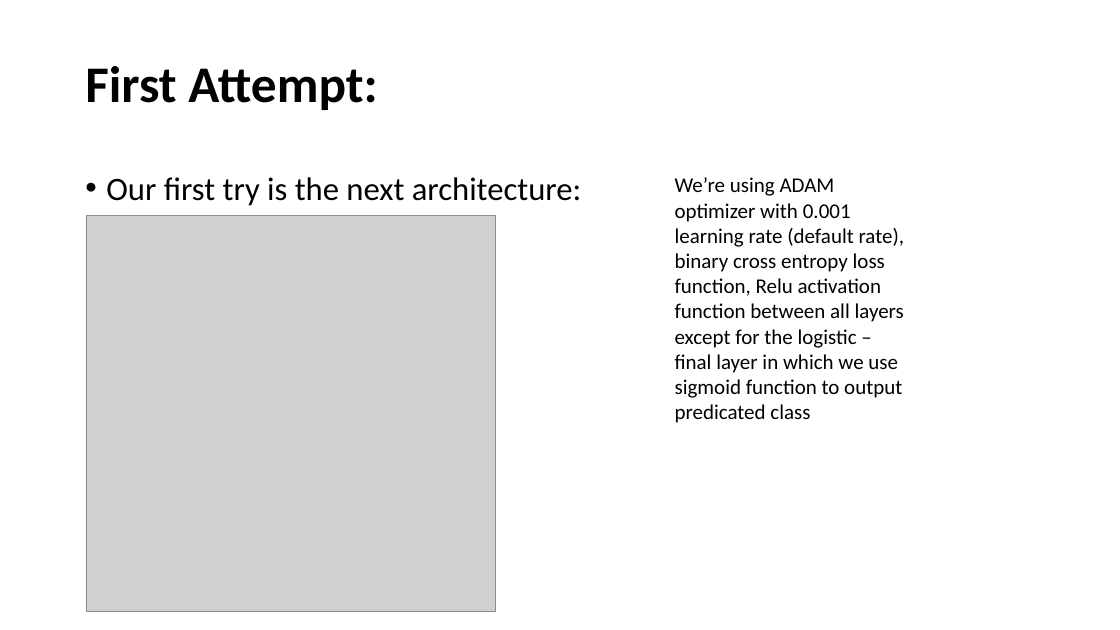
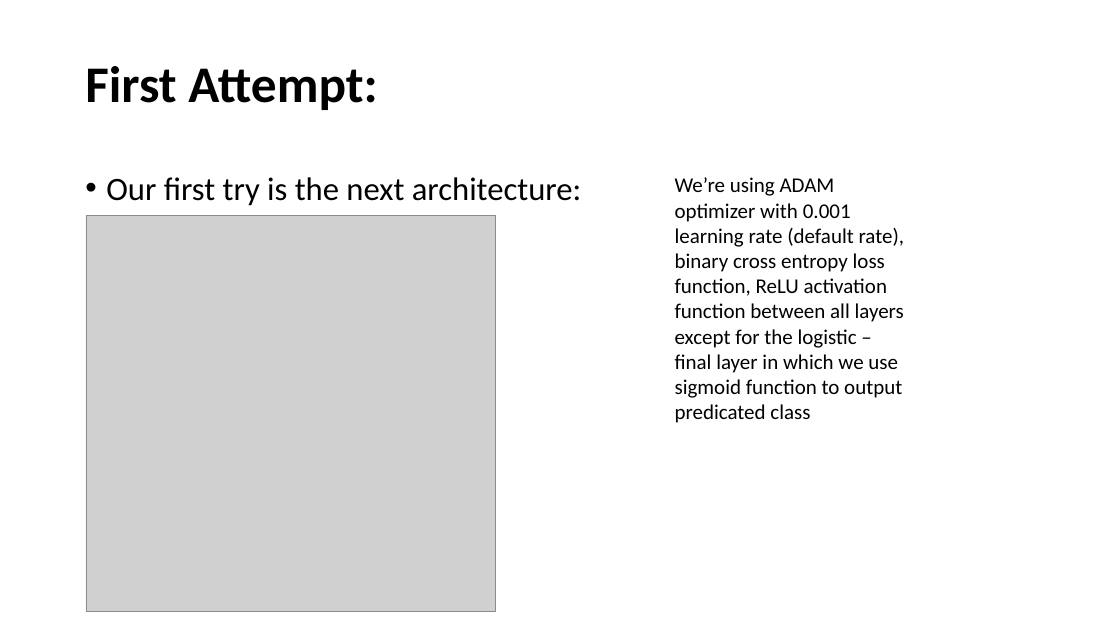
Before and after one commit to EvgenyVendrov/DeepLearningCourse, a slide deck: slide 5 of CNN/proj_pres.pptx. Drawn at 1120x630 pixels with LibreOffice and Linux fonts; fonts in the diff are those of the drawing; grey boxes stand for pictures. Boxes give left, top, right and bottom in pixels: in the first picture for what was removed or moved away, otherwise in the second. Text is boxed around its words. In the diff, an @@ line names an element or a change of style, - is before the commit and + after.

```diff
--- a/CNN/proj_pres.pptx
+++ b/CNN/proj_pres.pptx
@@ text at <box>675,177,905,423</box>: text changed @@
-We’re using ADAM optimizer with 0.001 learning rate (default rate), binary cross entropy loss function, Relu activation function between all layers except for the logistic – final layer in which we use sigmoid function to output predicated class
+We’re using ADAM optimizer with 0.001 learning rate (default rate), binary cross entropy loss function, ReLU activation function between all layers except for the logistic – final layer in which we use sigmoid function to output predicated class
```
Also in this commit, not shown: 1 slide added, 1 other file.
